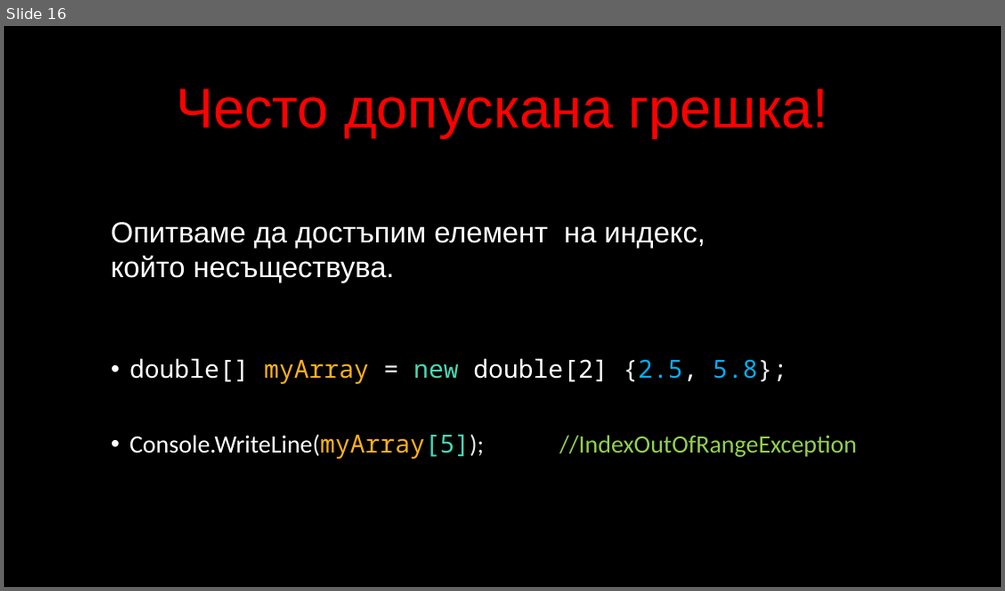
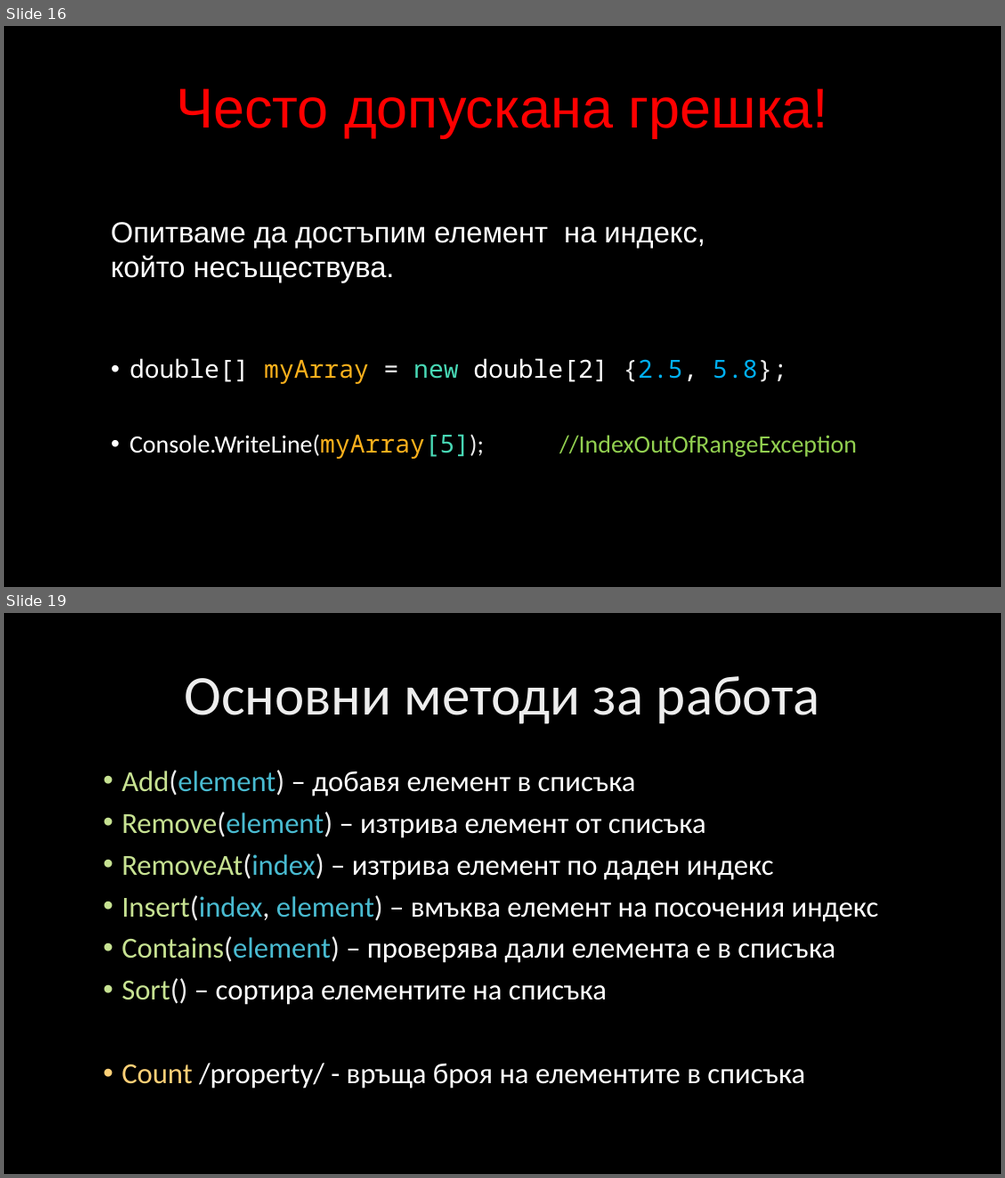
Before and after one commit to velizar92/CSharp-Programming-Presentations, a slide deck: C# Intermediate.pptx. Shown one above the other, each under a label of ours: slide 16 before the commit, slides 16 and 19 after it; the slides between them are not shown. The pictures are 1005x591 and 1005x1178 pixels, drawn with LibreOffice and Linux fonts; fonts in the diff are those of the drawing; background and template pictures are left out. Boxes give left, top, right and bottom in pixels: in the first picture for what was removed or moved away, otherwise in the second. Text is boxed around its words. In the diff, an @@ line names an element or a change of style, - is before the commit and + after.

```diff
--- a/C# Intermediate.pptx
+++ b/C# Intermediate.pptx
@@ slide 19 added at [4, 613, 1001, 1174], background picture (left out) @@
@@ title added at [184, 676, 820, 724], 54 pt, text gradient #BFBFBF to #EDEDED to #FFFFFF @@
+Основни методи за работа
@@ text added at [121, 770, 879, 1088], 28 pt, text #FFFFFF @@
+• Add(element) – добавя елемент в списъка
+• Remove(element) – изтрива елемент от списъка
+• RemoveAt(index) – изтрива елемент по даден индекс
+• Insert(index, element) – вмъква елемент на посочения индекс
+• Contains(element) – проверява дали елемента е в списъка
+• Sort() – сортира елементите на списъка
+• Count /property/ - връща броя на елементите в списъка
```
Also in this commit, not shown: 1 slide changed, 7 other slides added.
